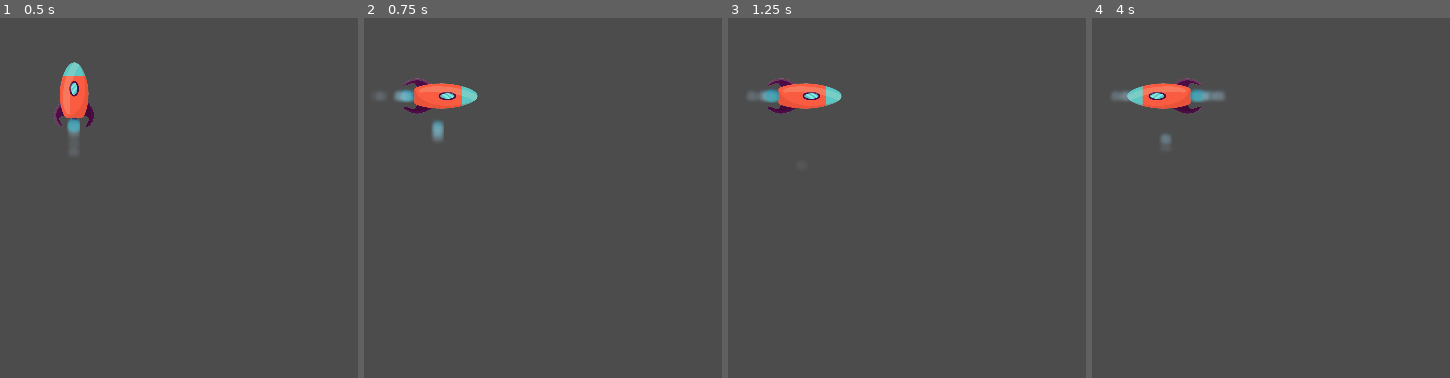
Above: before the commit, frames 1-4 (left to right).
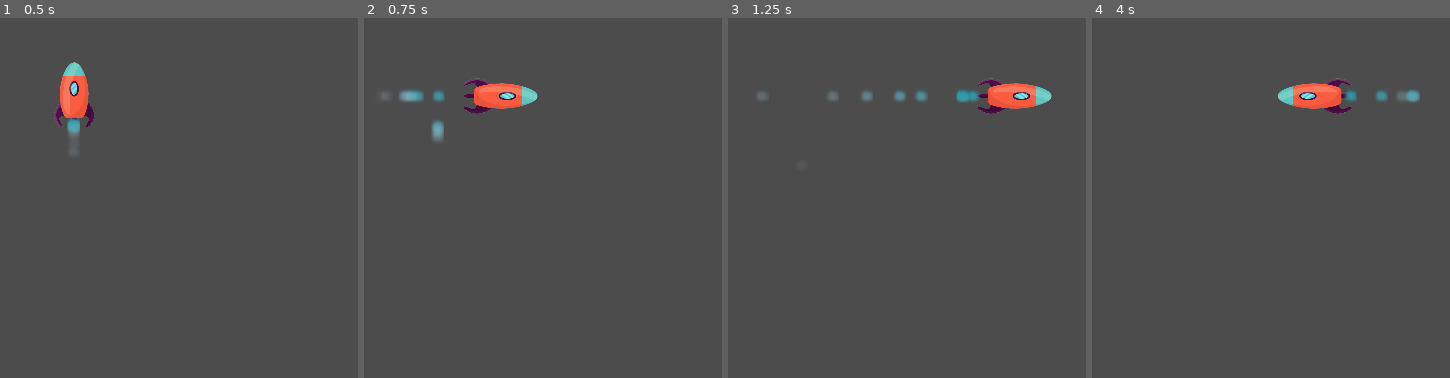
Above: after the commit, the same moments.

Repository: chapita3/BodyRescue
Game: Godot game, scene res://backup/SNave.tscn
Same seed, same stepped clock (60 frames per second), same inputs: the game is played once before the commit and once after it. This scene is started directly instead of the project's main scene.
Inputs (mouse positions are in pixels of both pictures, inside the frame that each line leads up to):
- Up to frame 1 (0.5 s): no input
- Up to frame 2 (0.75 s): tap Enter at 0.5 s; move the mouse to (582, 86) at 0.52 s; hold Right (ui_right) from 0.53 s (still down); click (582, 86) at 0.67 s
- Up to frame 3 (1.25 s): keep holding Right (ui_right)
- Up to frame 4 (4 s): release Right (ui_right) at 1.25 s; drag from (1099, 169) to (1174, 288) at 1.27 s; move the mouse to (outside the picture) at 2.02 s; hold Right (ui_right) 2.03-2.75 s; click (outside the picture) at 2.17 s; drag from (1174, 288) to (outside the picture) at 2.77 s; move the mouse to (1349, 248) at 3.52 s; hold Left (ui_left) from 3.53 s (still down); click (1349, 248) at 3.67 s

Frame 1 is identical in both runs. In frame 2, 2.5% of the frame differs, in the area x 8-49%, y 16-27%; in frame 3, 3.1%; in frame 4, 3.3%, in the area x 5-92%, y 16-36%.
Error before the commit: Attempt to call function 'look_at' in base 'null instance' on a null instance. (res://SNave.gd:20)
Error after the commit: Invalid set index 'disabled' (on base: 'null instance') with value of type 'bool'. (res://SNave.gd:63)

Commit message:
Ajustes Nave, Snave, Bala

Diff:
--- a/Bala.gd
+++ b/Bala.gd
@@ -12,8 +12,8 @@
 
 	position+= (angulo * SPEED) * delta
 
-func set_bala_direction(direction):
-	velocity = direction * SPEED
+#func set_bala_direction(direction):
+#	velocity = direction * SPEED
 
 
 func _on_Bala_body_entered(body):
--- a/Nave.gd
+++ b/Nave.gd
@@ -14,6 +14,7 @@
 func _ready():
 	#hide()
 	$ImpulseArriba.emitting=true
+	$ImpulseArriba.visible=true
 	$CollisionShapefrente.disabled=false
 	limite = get_viewport_rect().size
 
@@ -23,15 +24,6 @@
 	posAnt=position
 
 	#Para mover la nave con BOTONES ##################################
-	#if Input.is_action_pressed("ui_right"):
-	#	Movimiento.x += 1
-	#if Input.is_action_pressed("ui_left"):
-	#	Movimiento.x -= 1
-	#if Input.is_action_pressed("ui_down"):
-	#	Movimiento.y += 1
-	#if Input.is_action_pressed("ui_up"):
-	#	Movimiento.y -= 1
-
 	if Input.is_action_pressed("ui_right"):
 		Movimiento.x += 1
 	if Input.is_action_pressed("ui_left"):
@@ -41,70 +33,9 @@
 	if Input.is_action_pressed("ui_up"):
 		Movimiento.y -= 1
 
-	#if Movimiento.length() > 0:   #Verificar si se esta moviendo
-	#	Movimiento = Movimiento.normalized() * Velocidad  #NOrmalizar la velocidad
-
-	#position += Movimiento * delta	#actualizar los movimientos
-
-#	if(Movimiento.x!=0&&Movimiento.y!=0):
-#		$CollisionShapefrente.disabled =true
-#		$CollisionShapelado.disabled=true
-#		$AnimatedSprite.animation="diag"
-#		auxx=Movimiento.x < 0
-#		auxy=Movimiento.y > 0
-#		$AnimatedSprite.flip_h = auxx
-#		$AnimatedSprite.flip_v = auxy
-#		enable_dig_collisionShapes(auxx,auxy)
-#		stop_emitions()
-#	elif (Movimiento.x != 0):   #posicionar al sprite depende de los movimientos
-#		#$AnimatedSprite.rotation=0
-#		$ImpulseAbajo.emitting=false
-#		$ImpulseArriba.emitting=false
-#		$AnimatedSprite.animation = "lado"
-#		aux=Movimiento.x < 0
-#		$AnimatedSprite.flip_h = aux
-#		if(aux):
-#			$ImpulseLadoDer.emitting=false
-#			$ImpulseLadoIzq.emitting=true
-#		else:
-#			$ImpulseLadoDer.emitting=true
-#			$ImpulseLadoIzq.emitting=false
-#		$CollisionShapediagder.disabled=true
-#		$CollisionShapediagizq.disabled=true
-#		$CollisionShapefrente.disabled = true
-#		$CollisionShapelado.disabled=false
-#	elif Movimiento.y != 0:
-#		#$AnimatedSprite.rotation=0
-#		$ImpulseLadoDer.emitting=false
-#		$ImpulseLadoIzq.emitting=false
-#		$AnimatedSprite.animation = "frente"
-#		aux=Movimiento.y > 0
-#		$AnimatedSprite.flip_v = aux
-#		if(aux):
-#			$ImpulseAbajo.emitting=true
-#			$ImpulseArriba.emitting=false
-#		else:
-#			$ImpulseAbajo.emitting=false
-#			$ImpulseArriba.emitting=true
-#		$CollisionShapediagder.disabled=true
-#		$CollisionShapediagizq.disabled=true
-#		$CollisionShapefrente.disabled =false
-#		$CollisionShapelado.disabled=true
-
-	#Para mover la nave con el ANALOGICO #####################
-	position.x+=Global.analogico.x *Velocidad*delta
-	position.y-=Global.analogico.y *Velocidad*delta
-
-	$ImpulseArriba.emitting=true
-	$CollisionShapefrente.disabled =false
-
-	position.x = clamp(position.x, 0, limite.x)
-	position.y = clamp(position.y, 0, limite.y)
-
-	var dir=Vector2(Global.analogico.y,Global.analogico.x)
-
-	look_at(get_transform().origin+dir)
-
+	if Movimiento.length() > 0:   #Verificar si se esta moviendo
+		Movimiento = Movimiento.normalized() * Velocidad  #NOrmalizar la velocidad
+		position += Movimiento * delta	#actualizar los movimientos
 
 	if(Movimiento.x!=0&&Movimiento.y!=0):
 		$CollisionShapefrente.disabled =true
@@ -151,6 +82,19 @@
 		$CollisionShapefrente.disabled =false
 		$CollisionShapelado.disabled=true
 
+	#Para mover la nave con el ANALOGICO #####################
+	position.x+=Global.analogico.x *Velocidad*delta
+	position.y-=Global.analogico.y *Velocidad*delta
+
+	position.x = clamp(position.x, 0, limite.x)
+	position.y = clamp(position.y, 0, limite.y)
+
+	var dir=Vector2(Global.analogico.y,Global.analogico.x)
+
+	look_at(get_transform().origin+dir)
+
+
+
 func stop_emitions():
 	$ImpulseAbajo.emitting=false
 	$ImpulseArriba.emitting=false
--- a/SNave.gd
+++ b/SNave.gd
@@ -16,25 +16,23 @@
 	cantBact=Global.bactKill
 	emit_signal("killed",cantBact)
 	Global.setNave(self)
-	mousePosition=get_global_mouse_position()
-	$mira.look_at(mousePosition)
 
 func _input(event):
 	var istouch = event is InputEventScreenTouch
 	var ismouse= event is InputEventMouseButton
 	if(Global.activo && can_shot && (istouch or ismouse)):
+		$mira.look_at(event.position)
 		if ((event.button_index == BUTTON_LEFT or istouch) and event.pressed):
 			if(event.position != position):
 				var direction = (event.global_position - global_position).normalized()
 				var bala = BALA.instance()
-				#add_child(bala)
 				bala.global_position = global_position + direction
 				#bala.set_bala_direction(direction)
-
-				bala.rotation= $mira.get_rotation()
+				bala.rotation=rotation+$mira.get_rotation()
 				bala._ready()
 				get_parent().add_child(bala)
 				emit_signal("shot")
+
 
 func _on_Nave_area_entered(area):
 	if ("Ataque" in area.name):		#Ataque del boss
--- a/SNave.tscn
+++ b/SNave.tscn
@@ -46,12 +46,11 @@
 position = Vector2( 1.87991, -0.681519 )
 scale = Vector2( 0.218507, 0.191478 )
 frames = SubResource( 1 )
-animation = "diag"
+animation = "frente"
 
 [node name="CollisionShapefrente" type="CollisionShape2D" parent="."]
 position = Vector2( 2.04346, -5.69153 )
 shape = SubResource( 2 )
-disabled = true
 
 [node name="CollisionShapelado" type="CollisionShape2D" parent="."]
 position = Vector2( 8.7323, -1.61395 )
@@ -77,7 +76,6 @@
 visible = false
 
 [node name="ImpulseArriba" parent="." instance=ExtResource( 4 )]
-visible = false
 
 [node name="ImpulseLadoIzq" parent="." instance=ExtResource( 6 )]
 visible = false
@@ -87,12 +85,7 @@
 [node name="ImpulseAbajo" parent="." instance=ExtResource( 7 )]
 visible = false
 
-[node name="PosicionDisparo" type="Position2D" parent="."]
-visible = false
-position = Vector2( 1.90262, -2.85391 )
-
 [node name="mira" type="RayCast2D" parent="."]
-visible = false
 position = Vector2( 1.94174, -2.21918 )
 enabled = true
 cast_to = Vector2( 70, 0 )
